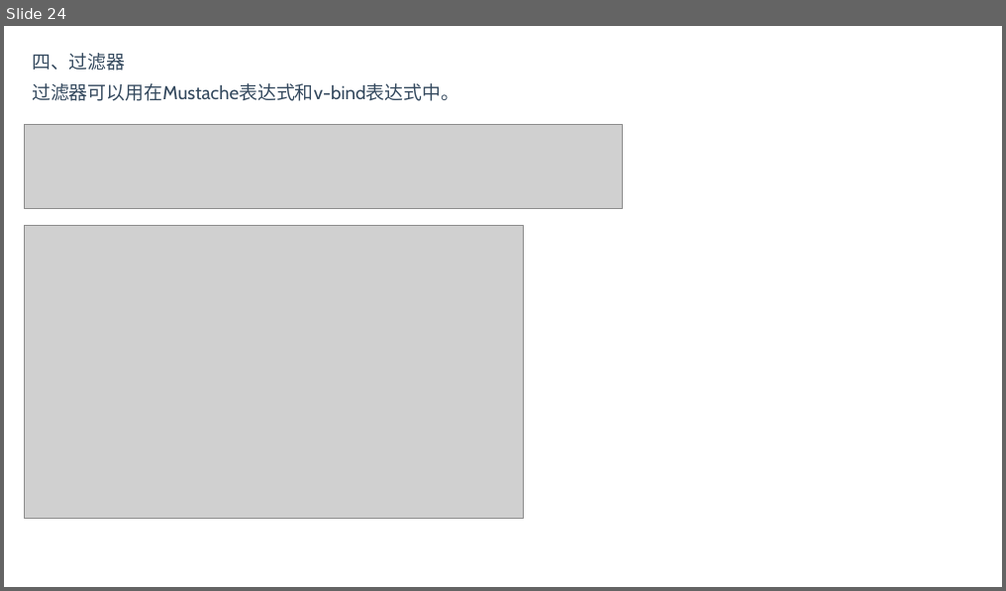
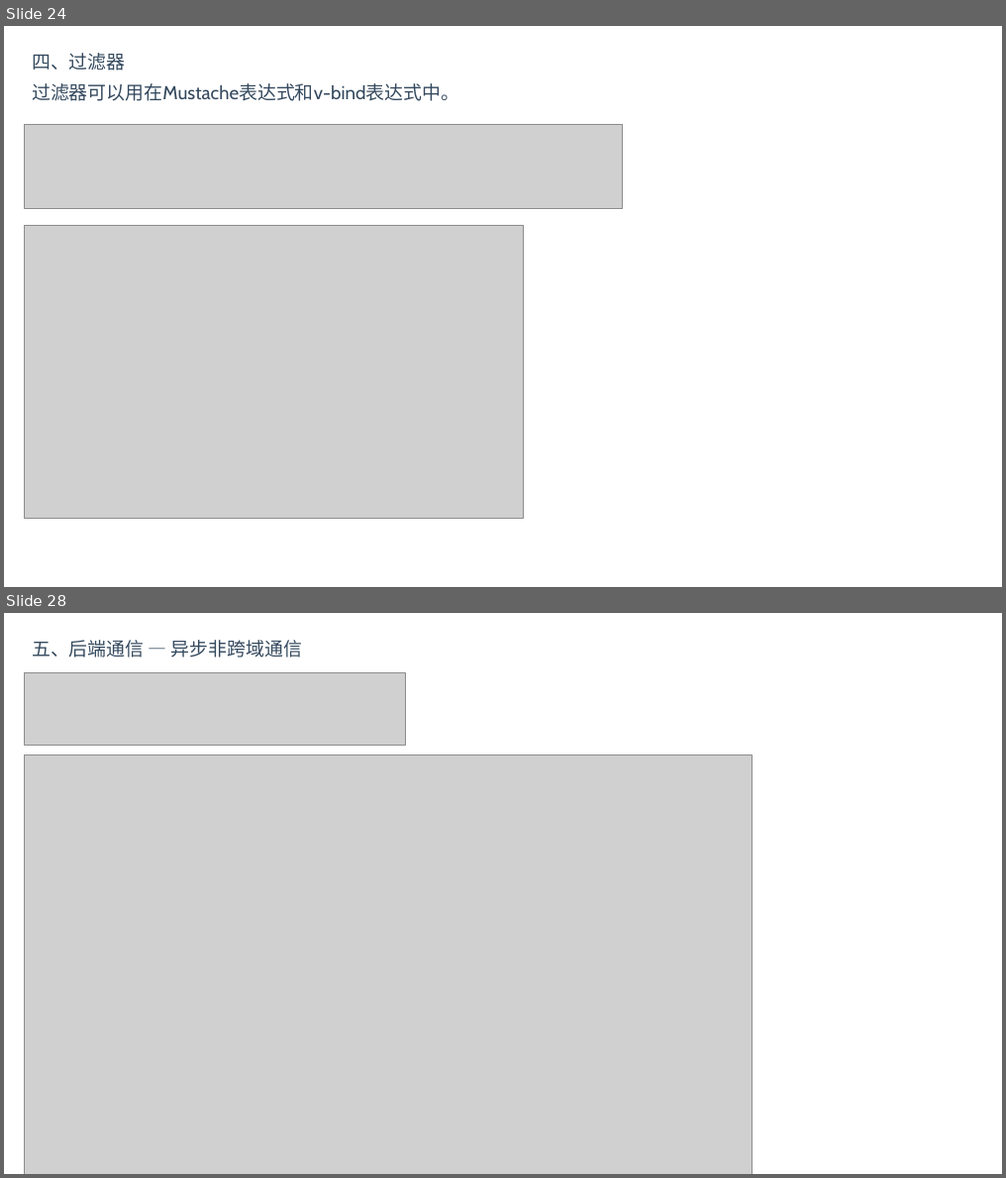
Before and after one commit to BinMarshall/studing, a slide deck: Vue/vue.pptx. Shown one above the other, each under a label of ours: slide 24 before the commit, slides 24 and 28 after it; the slides between them are not shown. The pictures are 1006x591 and 1006x1178 pixels, drawn with LibreOffice and Linux fonts; fonts in the diff are those of the drawing; grey boxes stand for pictures. Boxes give left, top, right and bottom in pixels: in the first picture for what was removed or moved away, otherwise in the second. Text is boxed around its words. In the diff, an @@ line names an element or a change of style, - is before the commit and + after.

```diff
--- a/Vue/vue.pptx
+++ b/Vue/vue.pptx
@@ slide 28 added at (4, 613, 1002, 1174), background #FFFFFF @@
@@ text added at (32, 640, 302, 658), 18 pt, text #34495E @@
+五、后端通信 — 异步非跨域通信
@@ picture added at (24, 672, 405, 745) @@
@@ picture added at (24, 755, 751, 1174) @@
```
Also in this commit, not shown: 2 slides changed, 5 other slides added, 2 slides removed, 1 other file.
